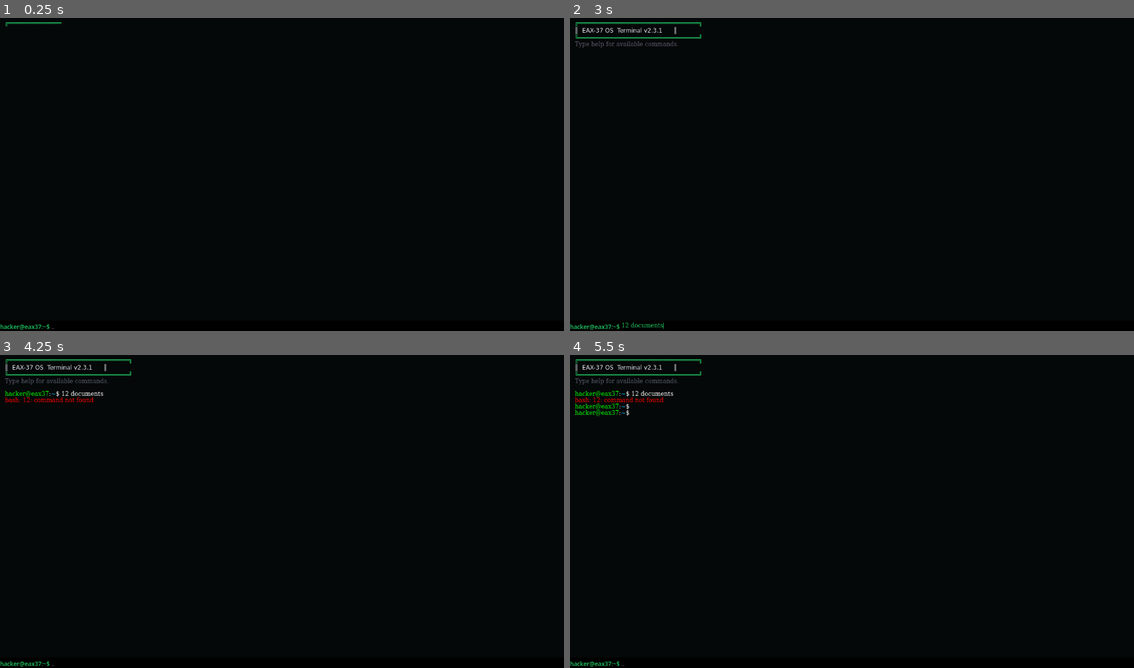
Above: before the commit, frames 1-4 (two rows, left to right).
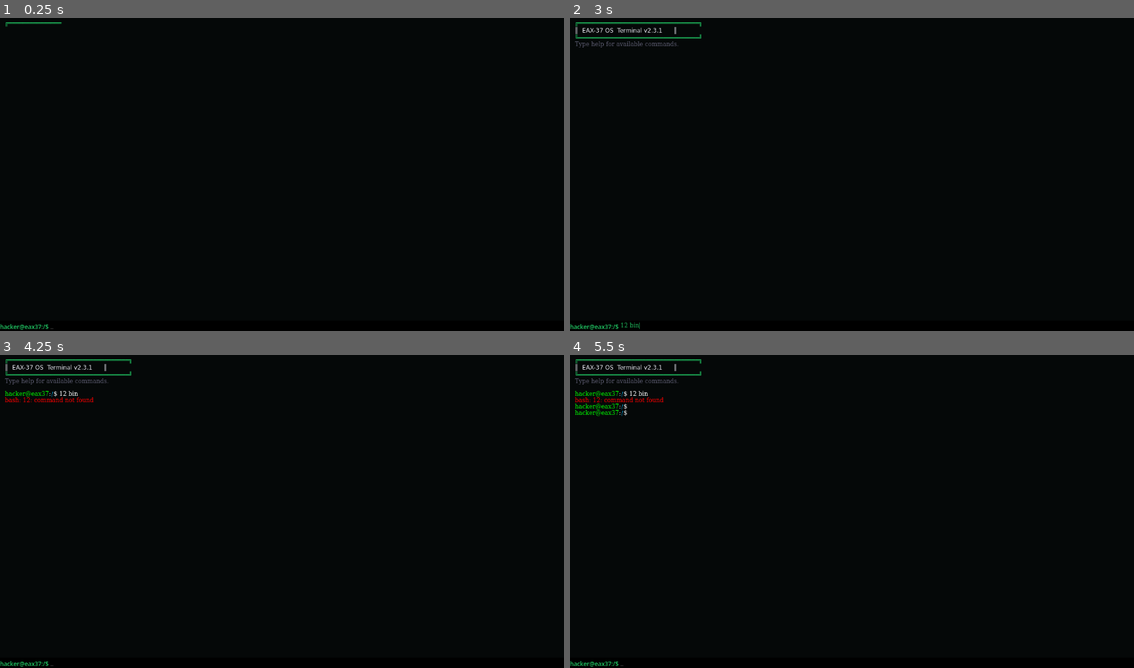
Above: after the commit, the same moments.

Repository: Nuzzload/eax37
Game: Godot game, scene res://os/apps/terminal/terminal.tscn
The game is run twice, just before and just after one commit, with the same random seed, the same clock (stepped at 60 frames per second) and the same inputs. This scene is started directly instead of the project's main scene.
Inputs (mouse positions are in pixels of both pictures, inside the frame that each line leads up to):
- Up to frame 1 (0.25 s): no input
- Up to frame 2 (3 s): click (880, 324) at 0.52 s; type "12" at 0.6 s; tap Enter at 1.25, 1.35 s; move the mouse to (976, 155) at 1.27 s; hold Up 1.28-2 s; click (976, 155) at 1.42 s; drag from (739, 187) to (823, 237) at 2.02 s; tap Space at 2.75 s; move the mouse to (908, 102) at 2.77 s; hold Up from 2.78 s (still down); tap Tab at 2.85 s
- Up to frame 3 (4.25 s): release Up at 3.5 s; tap Enter at 3.5 s; drag from (253, 574) to (112, 461) at 3.52 s
- Up to frame 4 (5.5 s): tap Space at 4.25 s; move the mouse to (1021, 558) at 4.27 s; hold Down 4.28-5 s; tap Enter at 4.35, 5 s; drag from (682, 461) to (767, 430) at 5.02 s

The runs differ from the first frame. In frame 1, less than 0.1% of the frame differs, in the area x 7-10%, y 97-100%; in frame 2, less than 0.1%; in frame 3, 0.1%; in frame 4, 0.1%, in the area x 7-19%, y 11-100%.

Commit message:
ajustements cipher

Diff:
--- a/os/apps/cipher/cipher.gd
+++ b/os/apps/cipher/cipher.gd
@@ -32,6 +32,7 @@
 
 var reply_index := 0
 var is_typing := false
+var is_mission_completed := false
 
 # ── MESSAGES SCRIPTÉS ────────────────────────────────────
 const SCRIPTED_MESSAGES = [
@@ -54,12 +55,18 @@
 	MissionManager.mission_updated.connect(_on_mission_step)
 	MissionManager.cipher_message_added.connect(_on_message_added_remotely)
 
+	# Vérifie si déjà fini
+	if MissionManager.current_mission == "m001" and MissionManager.current_step >= MissionManager.MISSIONS["m001"]["steps"].size():
+		is_mission_completed = true
+
 	# Marquer tout comme lu quand on ouvre l'app
 	MissionManager.mark_cipher_as_read()
 
 	await get_tree().process_frame
 	_scroll_to_bottom()
-	_start_scripted_messages()
+
+	if not is_mission_completed:
+		_start_scripted_messages()
 
 
 func _load_history():
@@ -77,14 +84,13 @@
 
 
 func _on_mission_step(id: String, step: int):
-	if id == "m001" and step == 1:
-		# Le joueur a trouvé le mot de passe
-		await get_tree().create_timer(2.0).timeout
-		MissionManager.add_cipher_message("UNKNOWN_▓▓▓", "Tu l'as trouvé ? Envoie-le moi.", true)
+	# On ne suit plus les étapes intermédiaires pour m001
+	pass
 
 
 func _on_mission_completed(id: String):
 	if id == "m001":
+		is_mission_completed = true
 		MissionManager.add_cipher_message("UNKNOWN_▓▓▓", "C'est bien. Tu apprends vite.", false)
 		await get_tree().create_timer(1.0).timeout
 		MissionManager.add_cipher_message("UNKNOWN_▓▓▓", "Reste prêt pour la suite.", false)
@@ -102,6 +108,10 @@
 
 	# Vérification mission
 	if MissionManager.check_cipher_message(text):
+		return
+
+	# Si mission finie, on ne répond plus avec des menaces
+	if is_mission_completed:
 		return
 
 	# Réponse automatique après délai
@@ -321,6 +331,8 @@
 func _start_scripted_messages():
 	for msg in SCRIPTED_MESSAGES:
 		await get_tree().create_timer(msg["delay"]).timeout
+		if is_mission_completed:
+			return
 		MissionManager.add_cipher_message("UNKNOWN_▓▓▓", msg["text"], true)
 
 
--- a/os/apps/files/files.gd
+++ b/os/apps/files/files.gd
@@ -42,12 +42,14 @@
 
 
 func _get_path_string() -> String:
-	var p = "~"
+	if current_node == root_node:
+		return "/"
+
+	var p = ""
 	for n in path_stack:
 		if n != root_node:
 			p += "/" + n.name
-	if current_node != root_node:
-		p += "/" + current_node.name
+	p += "/" + current_node.name
 	return p
 
 
@@ -98,6 +100,7 @@
 
 func _open_file(node: Node):
 	if node.has_method("get_content"):
+		var filename = node.get("filename") if node.get("filename") != null else node.name
 		# On pourrait ouvrir un éditeur de texte, mais pour l'instant on simule
-		print("Opening file: ", node.name)
+		print("Opening file: ", filename)
 		# TODO: Implémenter un TextEditor simplifié
--- a/os/apps/terminal/terminal.tscn
+++ b/os/apps/terminal/terminal.tscn
@@ -60,13 +60,44 @@
 
 [node name="filesystem_root" type="Node" parent="." unique_id=2073075414]
 
+[node name="bin" type="Node" parent="filesystem_root"]
+script = ExtResource("3_0u45f")
+
+[node name="nmap" type="Node" parent="filesystem_root/bin"]
+script = ExtResource("3_b5qft")
+filename = "nmap"
+content = "Binary executable"
+
+[node name="ssh" type="Node" parent="filesystem_root/bin"]
+script = ExtResource("3_b5qft")
+filename = "ssh"
+content = "Binary executable"
+
 [node name="documents" type="Node" parent="filesystem_root" unique_id=1472262731]
 script = ExtResource("3_0u45f")
 
-[node name="file1_txt" type="Node" parent="filesystem_root/documents" unique_id=1152987163]
-script = ExtResource("3_b5qft")
-
-[node name="password_txt" type="Node" parent="filesystem_root" unique_id=472443028]
+[node name="password_txt" type="Node" parent="filesystem_root/documents" unique_id=472443028]
 script = ExtResource("3_b5qft")
 filename = "password.txt"
 content = "mysuperpassword"
+
+[node name="note_txt" type="Node" parent="filesystem_root/documents"]
+script = ExtResource("3_b5qft")
+filename = "note.txt"
+content = "Don't forget to pay the rent."
+
+[node name="logs" type="Node" parent="filesystem_root"]
+script = ExtResource("3_0u45f")
+
+[node name="auth_log" type="Node" parent="filesystem_root/logs"]
+script = ExtResource("3_b5qft")
+filename = "auth.log"
+content = "May 01 22:10:05 login success for user hacker"
+
+[node name="system" type="Node" parent="filesystem_root"]
+script = ExtResource("3_0u45f")
+
+[node name="config_sys" type="Node" parent="filesystem_root/system"]
+script = ExtResource("3_b5qft")
+filename = "config.sys"
+content = "OS_VERSION=2.3.1\nKERNEL=EAX_CORE"
--- a/os/apps/terminal/terminal_text.gd
+++ b/os/apps/terminal/terminal_text.gd
@@ -87,9 +87,11 @@
 # PROMPT / PATH
 # -----------------------------
 func get_terminal_path() -> String:
-	if path_stack.is_empty():
-		return "~"
-	var p := "~"
+	if current_dir == filesystem_root:
+		return "/"
+
+	var p := ""
+	# On commence après filesystem_root (index 0)
 	for i in range(1, path_stack.size()):
 		p += "/" + path_stack[i].name
 	p += "/" + current_dir.name
@@ -345,10 +347,6 @@
 			var content: String = child.get_content()
 			display.append_text("[color=white]" + content + "[/color]\n")
 			scroll_bottom()
-
-			# Hook mission
-			if filename == "password.txt":
-				MissionManager.complete_step("m001", 0)
 			return
 
 	print_line("cat: %s: No such file" % filename, "red")
--- a/os/mission_manager.gd
+++ b/os/mission_manager.gd
@@ -84,7 +84,7 @@
 
 # Appelée par Cipher quand l'utilisateur envoie un message
 func check_cipher_message(text: String):
-	if current_mission == "m001" and current_step == 1:
+	if current_mission == "m001" and current_step == 0:
 		if text.to_lower() == MISSIONS["m001"]["target_password"]:
 			complete_mission("m001")
 			return true
@@ -96,7 +96,6 @@
 	"m001": {
 		"title": "First Contact",
 		"steps": [
-			"Trouver le mot de passe dans /documents/password.txt",
 			"Envoyer le mot de passe au hacker via Cipher"
 		],
 		"target_password": "mysuperpassword"
